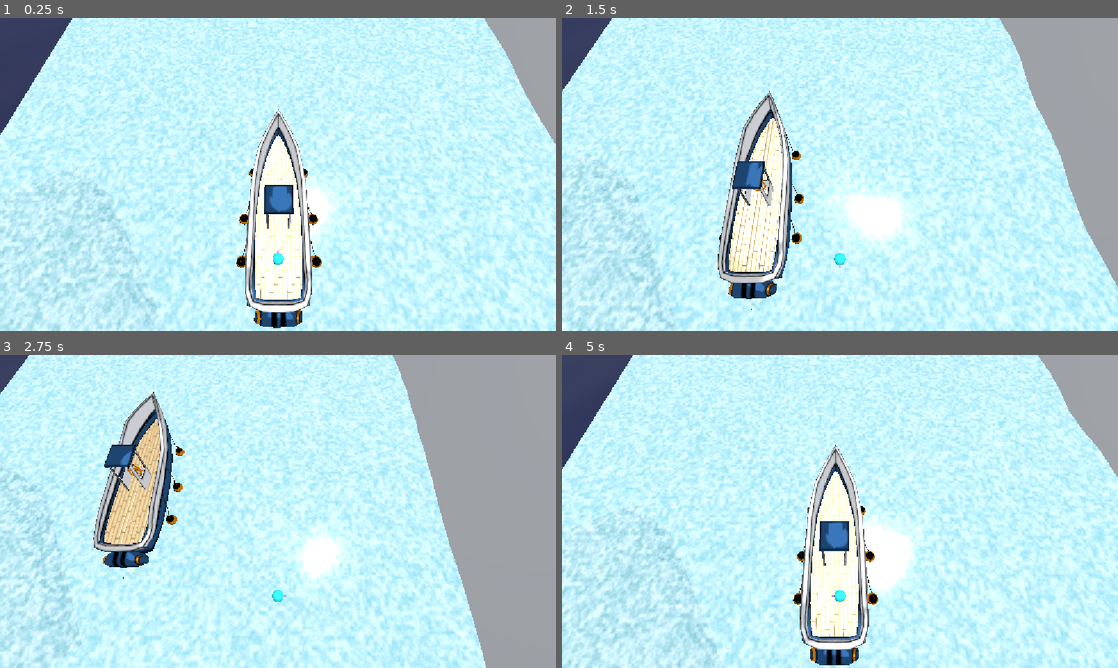
Above: before the commit, frames 1-4 (two rows, left to right).
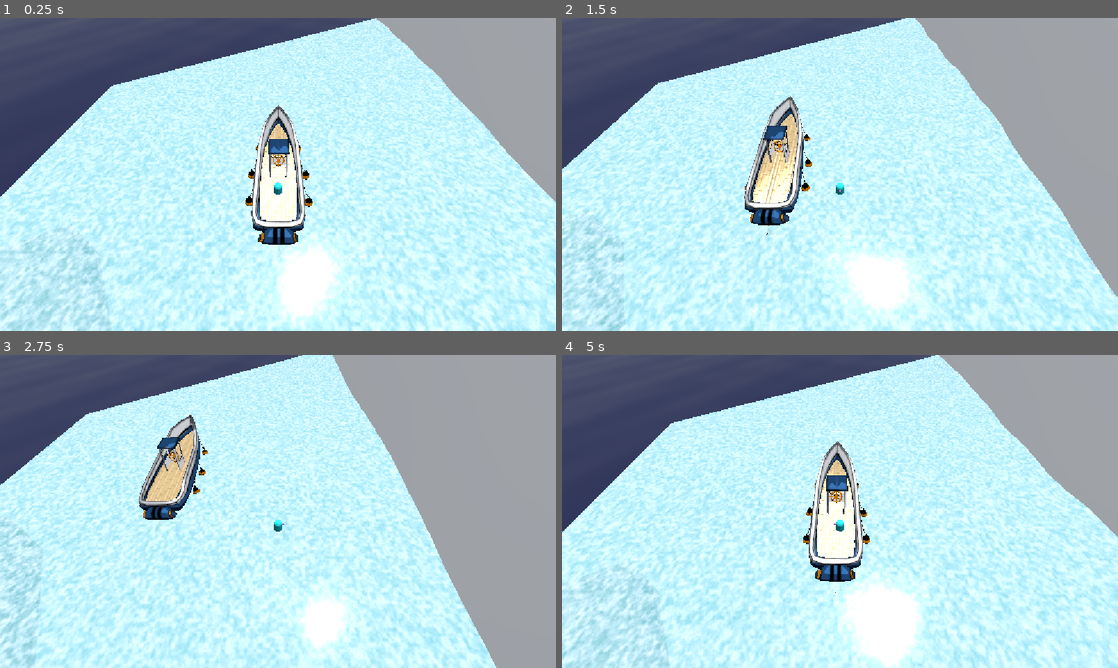
Above: after the commit, the same moments.

Repository: Will-Greiner/CatchoftheDay
Game: Godot game, scene res://Scenes/water.tscn
The game is run twice, just before and just after one commit, with the same random seed, the same clock (stepped at 60 frames per second) and the same inputs.
Inputs:
- Up to frame 1 (0.25 s): no input
- Up to frame 2 (1.5 s): hold D (move_right) 0.53-1.28 s; hold E (Interact) 0.53-1.28 s; hold S (move_back) from 1.28 s (still down); tap E (Interact) at 1.35 s
- Up to frame 3 (2.75 s): release S (move_back) at 2.03 s; hold D (move_right) from 2.03 s (still down); hold E (Interact) from 2.03 s (still down)
- Up to frame 4 (5 s): release D (move_right) at 2.78 s; release E (Interact) at 2.78 s; hold W (move_forward) 2.78-3.53 s; tap E (Interact) at 2.85, 4.35 s; hold E (Interact) 3.53-4.28 s; hold A (move_left) from 3.53 s (still down)

The runs differ from the first frame. In frame 1, 45% of the frame differs, in the area x 0-100%, y 0-100%; in frame 2, 45%; in frame 3, 39%; in frame 4, 47%.

Commit message:
ocean forza patch

Diff:
--- /dev/null
+++ b/Scenes/NavalMine.tscn
@@ -0,0 +1,7 @@
+[gd_scene format=3 uid="uid://c183d1snxvbwk"]
+
+[ext_resource type="PackedScene" uid="uid://bpl6e7dyx25cv" path="res://Models/Naval Mine.glb" id="1_pr6ed"]
+
+[node name="Node3D" type="Node3D" unique_id=72064517]
+
+[node name="Naval Mine2" parent="." unique_id=809677614 instance=ExtResource("1_pr6ed")]
--- /dev/null
+++ b/Scenes/boat_body.tscn
@@ -0,0 +1,31 @@
+[gd_scene format=3 uid="uid://c8bifque5ak7r"]
+
+[ext_resource type="Script" uid="uid://ddaa64f5ggfn5" path="res://Scripts/boat.gd" id="1_7dy5u"]
+[ext_resource type="PackedScene" uid="uid://dih8rcishp4tv" path="res://Scenes/boat_thingy.tscn" id="2_w18uu"]
+[ext_resource type="Script" uid="uid://dmm45lt2aj5fr" path="res://Scripts/bouyancy 1.gd" id="3_msfmq"]
+[ext_resource type="PackedScene" uid="uid://s5idtummpk07" path="res://Scenes/MiniGame.tscn" id="5_gcy68"]
+
+[sub_resource type="BoxShape3D" id="BoxShape3D_jv8hl"]
+size = Vector3(1.9219971, 0.71765137, 7.127655)
+
+[node name="BoatBody" type="CharacterBody3D" unique_id=1526191025]
+script = ExtResource("1_7dy5u")
+
+[node name="BoatThingy" parent="." unique_id=45029623 instance=ExtResource("2_w18uu")]
+transform = Transform3D(1, 0, 0, 0, 1, 0, 0, 0, 1, -0.13533115, 0, 1.4907453)
+script = ExtResource("3_msfmq")
+
+[node name="WheelArea" parent="BoatThingy" unique_id=2074624380 instance=ExtResource("5_gcy68")]
+transform = Transform3D(1, 0, 0, 0, 1, 0, 0, 0, 1, 0.0056404173, 0.47613811, -0.24445844)
+
+[node name="CollisionShape3D" type="CollisionShape3D" parent="." unique_id=388056463]
+transform = Transform3D(1, 0, 0, 0, 1, 0, 0, 0, 1, -0.17376709, -0.14117432, 1.370569)
+shape = SubResource("BoxShape3D_jv8hl")
+
+[editable path="BoatThingy"]
+[editable path="BoatThingy/BALLS 1"]
+[editable path="BoatThingy/BALLS 2"]
+[editable path="BoatThingy/BALLS 3"]
+[editable path="BoatThingy/BALLS 4"]
+[editable path="BoatThingy/BALLS 5"]
+[editable path="BoatThingy/BALLS 6"]
--- a/Scenes/water.tscn
+++ b/Scenes/water.tscn
@@ -2,11 +2,13 @@
 
 [ext_resource type="Shader" uid="uid://cmhd7rkwk4jkw" path="res://Shaders/WaterShaderScript 1.gdshader" id="1_bjixy"]
 [ext_resource type="Script" uid="uid://cc7x3dx5oilua" path="res://Scripts/WaterSurface 1.gd" id="2_bjixy"]
+[ext_resource type="Script" uid="uid://ddaa64f5ggfn5" path="res://Scripts/boat.gd" id="3_bwbb5"]
 [ext_resource type="PackedScene" uid="uid://dih8rcishp4tv" path="res://Scenes/boat_thingy.tscn" id="3_jf7k4"]
 [ext_resource type="Script" uid="uid://dmm45lt2aj5fr" path="res://Scripts/bouyancy 1.gd" id="4_bjixy"]
 [ext_resource type="PackedScene" uid="uid://bquxms2ydvuk" path="res://Scenes/player.tscn" id="5_rqihb"]
 [ext_resource type="PackedScene" uid="uid://s5idtummpk07" path="res://Scenes/MiniGame.tscn" id="6_jf7k4"]
 [ext_resource type="Script" uid="uid://cehk76ae4os8b" path="res://Scripts/camera_3d.gd" id="7_mkv50"]
+[ext_resource type="PackedScene" uid="uid://bpl6e7dyx25cv" path="res://Models/Naval Mine.glb" id="9_nvo4x"]
 
 [sub_resource type="PlaneMesh" id="PlaneMesh_dcmoc"]
 subdivide_width = 200
@@ -54,6 +56,9 @@
 background_mode = 2
 sky = SubResource("Sky_rxnv0")
 
+[sub_resource type="BoxShape3D" id="BoxShape3D_jv8hl"]
+size = Vector3(1.9219971, 0.71765137, 7.127655)
+
 [node name="water" type="Node3D" unique_id=1483777559]
 
 [node name="Water" type="MeshInstance3D" parent="." unique_id=1720738732]
@@ -84,44 +89,56 @@
 [node name="WorldEnvironment" type="WorldEnvironment" parent="." unique_id=257988289]
 environment = SubResource("Environment_jv8hl")
 
-[node name="BoatThingy" parent="." unique_id=45029623 node_paths=PackedStringArray("water_mesh") instance=ExtResource("3_jf7k4")]
-transform = Transform3D(1, 0, 0, 0, 1, 0, 0, 0, 1, -0.13533115, 0, -2.2911549)
+[node name="BoatBody" type="CharacterBody3D" parent="." unique_id=1526191025]
+unique_name_in_owner = true
+script = ExtResource("3_bwbb5")
+
+[node name="BoatThingy" parent="BoatBody" unique_id=45029623 node_paths=PackedStringArray("water_mesh") instance=ExtResource("3_jf7k4")]
+transform = Transform3D(1, 0, 0, 0, 1, 0, 0, 0, 1, -0.13533115, 0, 2.4248488)
 script = ExtResource("4_bjixy")
-water_mesh = NodePath("../Water")
-
-[node name="BALLS 1" parent="BoatThingy" index="4" unique_id=366238209 node_paths=PackedStringArray("water_mesh")]
 water_mesh = NodePath("../../Water")
 
-[node name="BALLS 2" parent="BoatThingy" index="5" unique_id=1010079248 node_paths=PackedStringArray("water_mesh")]
-water_mesh = NodePath("../../Water")
+[node name="BALLS 1" parent="BoatBody/BoatThingy" index="4" unique_id=366238209 node_paths=PackedStringArray("water_mesh")]
+water_mesh = NodePath("../../../Water")
 
-[node name="BALLS 3" parent="BoatThingy" index="6" unique_id=499525391 node_paths=PackedStringArray("water_mesh")]
-water_mesh = NodePath("../../Water")
+[node name="BALLS 2" parent="BoatBody/BoatThingy" index="5" unique_id=1010079248 node_paths=PackedStringArray("water_mesh")]
+water_mesh = NodePath("../../../Water")
 
-[node name="BALLS 4" parent="BoatThingy" index="7" unique_id=1463703231 node_paths=PackedStringArray("water_mesh")]
-water_mesh = NodePath("../../Water")
+[node name="BALLS 3" parent="BoatBody/BoatThingy" index="6" unique_id=499525391 node_paths=PackedStringArray("water_mesh")]
+water_mesh = NodePath("../../../Water")
 
-[node name="BALLS 5" parent="BoatThingy" index="8" unique_id=1236132288 node_paths=PackedStringArray("water_mesh")]
-water_mesh = NodePath("../../Water")
+[node name="BALLS 4" parent="BoatBody/BoatThingy" index="7" unique_id=1463703231 node_paths=PackedStringArray("water_mesh")]
+water_mesh = NodePath("../../../Water")
 
-[node name="BALLS 6" parent="BoatThingy" index="9" unique_id=1317152937 node_paths=PackedStringArray("water_mesh")]
-water_mesh = NodePath("../../Water")
+[node name="BALLS 5" parent="BoatBody/BoatThingy" index="8" unique_id=1236132288 node_paths=PackedStringArray("water_mesh")]
+water_mesh = NodePath("../../../Water")
 
-[node name="Player" parent="BoatThingy" unique_id=674516708 instance=ExtResource("5_rqihb")]
-transform = Transform3D(0.35000002, 0, 0, 0, 0.35, 0, 0, 0, 0.35000002, 0.01734066, 0.6700002, -1.6488853)
+[node name="BALLS 6" parent="BoatBody/BoatThingy" index="9" unique_id=1317152937 node_paths=PackedStringArray("water_mesh")]
+water_mesh = NodePath("../../../Water")
 
-[node name="Area3D" parent="BoatThingy" unique_id=2074624380 instance=ExtResource("6_jf7k4")]
+[node name="WheelArea" parent="BoatBody/BoatThingy" unique_id=2074624380 instance=ExtResource("6_jf7k4")]
 transform = Transform3D(1, 0, 0, 0, 1, 0, 0, 0, 1, 0.0056404173, 0.47613811, -0.24445844)
 
+[node name="CollisionShape3D" type="CollisionShape3D" parent="BoatBody" unique_id=388056463]
+transform = Transform3D(1, 0, 0, 0, 1, 0, 0, 0, 1, -0.17376709, -0.14117432, 2.770427)
+shape = SubResource("BoxShape3D_jv8hl")
+
+[node name="Player" parent="BoatBody" unique_id=674516708 instance=ExtResource("5_rqihb")]
+unique_name_in_owner = true
+transform = Transform3D(0.35000002, 0, 0, 0, 0.35, 0, 0, 0, 0.35000002, -0.117990494, 0.70158327, 0.9567852)
+
 [node name="Top Down Camera" type="Camera3D" parent="." unique_id=2123489242]
-transform = Transform3D(-1, 8.076812e-08, -3.345525e-08, 0, 0.38268346, 0.9238795, 8.742278e-08, 0.92387956, -0.38268346, 0, 5.5, -4.895)
+transform = Transform3D(-1, 6.8417776e-08, -5.442196e-08, 0, 0.62251467, 0.78260815, 8.742278e-08, 0.78260815, -0.62251467, 0, 5.5, -2.7001069)
 current = true
 script = ExtResource("7_mkv50")
 
-[editable path="BoatThingy"]
-[editable path="BoatThingy/BALLS 1"]
-[editable path="BoatThingy/BALLS 2"]
-[editable path="BoatThingy/BALLS 3"]
-[editable path="BoatThingy/BALLS 4"]
-[editable path="BoatThingy/BALLS 5"]
-[editable path="BoatThingy/BALLS 6"]
+[node name="Naval Mine2" parent="." unique_id=31057789 instance=ExtResource("9_nvo4x")]
+transform = Transform3D(1, 0, 0, 0, 1, 0, 0, 0, 1, 16.718056, -0.12151456, 2.9789824)
+
+[editable path="BoatBody/BoatThingy"]
+[editable path="BoatBody/BoatThingy/BALLS 1"]
+[editable path="BoatBody/BoatThingy/BALLS 2"]
+[editable path="BoatBody/BoatThingy/BALLS 3"]
+[editable path="BoatBody/BoatThingy/BALLS 4"]
+[editable path="BoatBody/BoatThingy/BALLS 5"]
+[editable path="BoatBody/BoatThingy/BALLS 6"]
--- a/Scripts/DrivingMGStart.gd
+++ b/Scripts/DrivingMGStart.gd
@@ -1,10 +1,10 @@
 extends Area3D
-@onready var camera := $"../../Top Down Camera"
+@onready var camera := $"../../../Top Down Camera"
 var text = "Drive"
 var isDriving = false
 var timer = 0.0
-@onready var player := $%Player
-@onready var boat := $".."
+@onready var player := %Player
+@onready var boat := %BoatBody
 
 func Drive():
 	#start minigame
--- a/Scripts/Player.gd
+++ b/Scripts/Player.gd
@@ -5,8 +5,8 @@
 @export var hasChild = false
 var child = null
 var holdtime = 0.0
-var driving = false
-@onready var boat = $".."
+@export var driving = false
+@onready var boat = %BoatBody
 
 
 func _physics_process(delta: float) -> void:
--- a/Scripts/boat.gd
+++ b/Scripts/boat.gd
@@ -3,8 +3,8 @@
 var movementSpeed = 24.0
 var done_docking = false
 var driving = false
-var currentIsland = Node3D
-@onready var wheel = $Wheel
+
+@onready var wheel = $BoatThingy/WheelArea
 var t = 0.0
 
 var rotation_speed =3
@@ -15,7 +15,7 @@
 	if not driving:
 		return
 	#basic input
-	var input_dir = Input.get_vector("move_left", "move_right", "move_forward", "move_back")
+	var input_dir = Input.get_vector("move_right","move_left",  "move_back", "move_forward")
 	var direction = (Vector3(input_dir.x, 0, input_dir.y)).normalized()
 
 	if direction:
@@ -24,7 +24,7 @@
 
 			#rotation
 		#rotate_y(-direction.x *delta * 3)
-		var angle = atan2(-direction.x, -direction.z)
+		var angle = atan2(direction.x, direction.z)
 		rotation.y =lerp_angle(rotation.y, angle, rotation_speed * delta)
 	else:
 		velocity.x = move_toward(velocity.x, 0, movementSpeed)
--- a/Scripts/camera_3d.gd
+++ b/Scripts/camera_3d.gd
@@ -1,16 +1,16 @@
 extends Camera3D
 
-@onready var target := $"../BoatThingy/Player"
+@onready var target := %Player
 @export var zoomedInFOV = 75.0
 @export var zoomedOutFOV = 100.0
-@onready var boat := $"../BoatThingy"
+@onready var boat := %BoatBody
 
 # Called every frame. 'delta' is the elapsed time since the previous frame.
 func _physics_process(delta: float) -> void:
 	var active_target = boat if target.driving else target
 
 	if active_target:
-		global_position = Vector3(active_target.global_position.x, 8, active_target.global_position.z)
+		global_position = Vector3(active_target.global_position.x, 8, active_target.global_position.z-5)
 
 func zoomOut():
 	self.fov = zoomedOutFOV
--- /dev/null
+++ b/Shaders/NavalMineMaterial.tres
@@ -0,0 +1,17 @@
+[gd_resource type="StandardMaterial3D" format=3 uid="uid://boe1b5l1q7vs2"]
+
+[ext_resource type="Texture2D" uid="uid://cvu38h0d1tiqq" path="res://Textures/JazzTextures/DefaultMaterial_BaseColor.png" id="1_akoew"]
+[ext_resource type="Texture2D" uid="uid://wvlc1t6tujm0" path="res://Textures/JazzTextures/DefaultMaterial_Displacement.png" id="2_d1xe8"]
+[ext_resource type="Texture2D" uid="uid://dpg6rsx7rqie5" path="res://Textures/JazzTextures/DefaultMaterial_Metallic.png" id="3_wftto"]
+[ext_resource type="Texture2D" uid="uid://ccw0cxe7b37ek" path="res://Textures/JazzTextures/DefaultMaterial_Normal.png" id="4_rul8h"]
+[ext_resource type="Texture2D" uid="uid://ciyc7i02g0ge" path="res://Textures/JazzTextures/DefaultMaterial_Roughness.png" id="5_fgsxk"]
+
+[resource]
+albedo_texture = ExtResource("1_akoew")
+metallic = 1.0
+metallic_texture = ExtResource("3_wftto")
+roughness_texture = ExtResource("5_fgsxk")
+normal_enabled = true
+normal_texture = ExtResource("4_rul8h")
+heightmap_enabled = true
+heightmap_texture = ExtResource("2_d1xe8")
Binary file added: Models/Naval Mine.glb
Not shown, added: Models/Naval Mine.glb.import
Binary file added: Textures/JazzTextures/DefaultMaterial_BaseColor.png
Not shown, added: Textures/JazzTextures/DefaultMaterial_BaseColor.png.import
Binary file added: Textures/JazzTextures/DefaultMaterial_Displacement.png
Not shown, added: Textures/JazzTextures/DefaultMaterial_Displacement.png.import
Binary file added: Textures/JazzTextures/DefaultMaterial_Metallic.png
Not shown, added: Textures/JazzTextures/DefaultMaterial_Metallic.png.import
Binary file added: Textures/JazzTextures/DefaultMaterial_Normal.png
Not shown, added: Textures/JazzTextures/DefaultMaterial_Normal.png.import
Binary file added: Textures/JazzTextures/DefaultMaterial_Roughness.png
Not shown, added: Textures/JazzTextures/DefaultMaterial_Roughness.png.import
